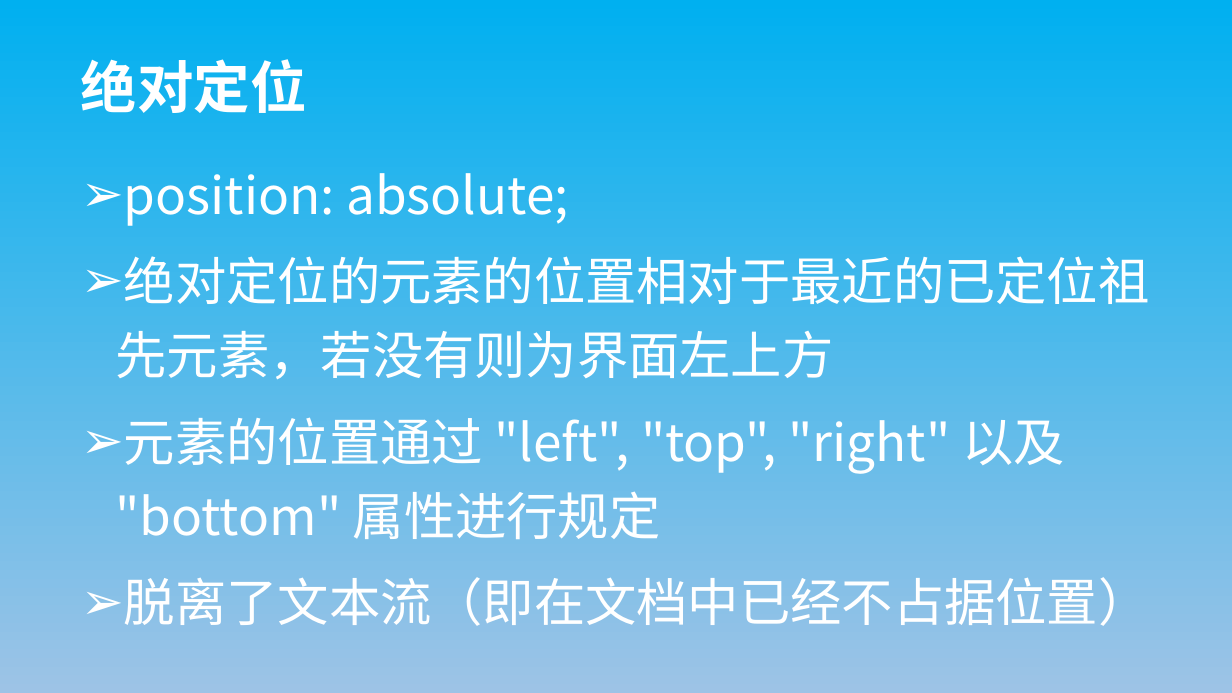
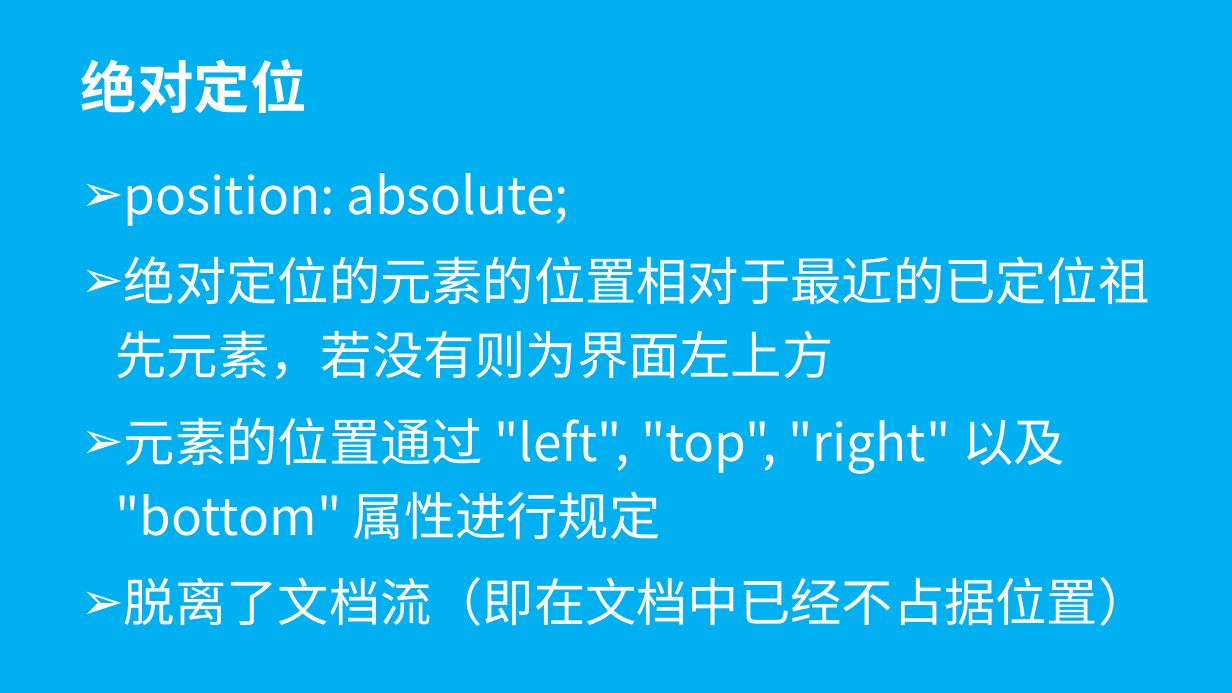
Before and after one commit to wugenshui/ppt, a slide deck: slide 15 of HTML_CSS/Html&CSS.pptx (slide 13 before the commit). Drawn at 1232x693 pixels with LibreOffice and Linux fonts; fonts in the diff are those of the drawing. Boxes give left, top, right and bottom in pixels: in the first picture for what was removed or moved away, otherwise in the second. Text is boxed around its words. In the diff, an @@ line names an element or a change of style, - is before the commit and + after.

```diff
--- a/HTML_CSS/Html&CSS.pptx
+++ b/HTML_CSS/Html&CSS.pptx
@@ background gradient #9DC3E6 to #00B0F0 to #00B0F0 @@
@@ subtitle at (124,577,1150,626): text changed @@
-➢ 脱离了文本流（即在文档中已经不占据位置）
+➢ 脱离了文档流（即在文档中已经不占据位置）
```
Also in this commit, not shown: 17 other slides changed, 2 slides added.
